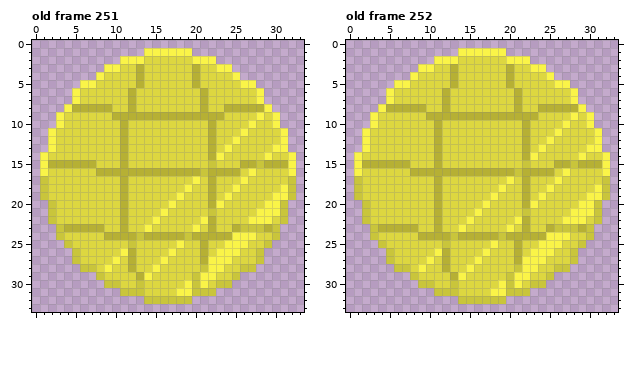
Pixel-art file, stored at assets/1x/bossBlinds.ase. Above is the file before it was changed.
34x34 pixels, 294 frames. Pixels under 10% opacity are left out. Colours within 5 levels of each other are drawn and written as one. Shown: old frame 251, old frame 252. The commit also changed other frames, which this record leaves out.
Once edited:
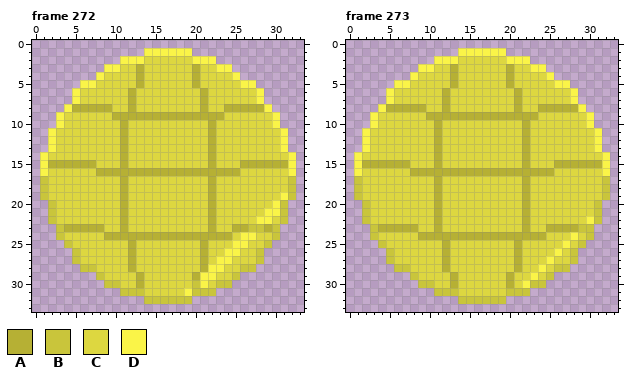
Palette (. is transparent): A #b6b034  B #c9c53b  C #ddd740  D #faf448
Difference:
frames 294 -> 273
layer "Layer 2" added
Frame 272 against old frame 251, layer "Layer":
The author changed colour B to colour A in row 15 at x 22 and 28; in row 16 at x 21; in row 21 at x 22; in row 23 at x 26; in row 24 at x 13 and 19; in row 25 at x 12.
The author changed colour B to colour A in row 28 at x 21; in row 29 at x 20; in row 30 at x 13.
The author changed colour D to colour C in row 9 at x 28; in row 10 at x 27; in row 11 at x 26; in row 12 at x 25; in row 13 at x 24 and 30; in row 14 at x 23 and 29.
The author changed colour D to colour C in row 16 at x 27; in row 17 at x 20 and 26; in row 18 at x 19, 25 and 31; in row 19 at x 18, 24 and 30; in row 20 at x 17, 23 and 29; in row 21 at x 16 and 28.
The author changed colour D to colour C in row 22 at x 15, 21 and 27; in row 23 at x 14 and 20; in row 24 at x 25; in row 25 at x 18 and 24; in row 26 at x 11, 17 and 23; in row 27 at x 10, 16 and 22.
The author changed colour D to colour C in row 28 at x 9 and 15; in row 29 at x 14; in row 30 at x 19; in row 31 at x 18.
Frame 273 against old frame 252, layer "Layer":
The author changed colour B to colour A in row 15 at x 22 and 28; in row 16 at x 21; in row 21 at x 22; in row 23 at x 26 to 28; in row 24 at x 13 and 19; in row 25 at x 12.
The author changed colour B to colour A in row 28 at x 21; in row 29 at x 20; in row 30 at x 13 and 20.
The author changed colour A to colour B in row 23 at x 29.
The author changed colour D to colour C in row 9 at x 28; in row 10 at x 27; in row 11 at x 26; in row 12 at x 25; in row 13 at x 24 and 30; in row 14 at x 23 and 29.
The author changed colour D to colour C in row 16 at x 27; in row 17 at x 20 and 26; in row 18 at x 19, 25 and 31; in row 19 at x 18, 24 and 30 to 31; in row 20 at x 17, 23 and 29 to 30; in row 21 at x 16 and 28 to 30.
The author changed colour D to colour C in row 22 at x 15, 21 and 27 to 29; in row 23 at x 14 and 20; in row 24 at x 25 to 27; in row 25 at x 18 and 24 to 26; in row 26 at x 11, 17 and 23 to 25; in row 27 at x 10, 16 and 22 to 24.
The author changed colour D to colour C in row 28 at x 9, 15 and 22 to 23; in row 29 at x 14 and 21 to 22; in row 30 at x 19 and 21; in row 31 at x 18 to 19.
The author changed colour C to colour D in row 22 at x 30; in row 24 at x 28; in row 25 at x 27; in row 26 at x 26; in row 27 at x 25; in row 28 at x 24.
The author changed colour C to colour D in row 29 at x 23; in row 30 at x 22.
Pixel boxes of the changes (left, top, right, bottom) in both pictures:
changed: (104, 112, 288, 296)
changed: (418, 112, 602, 296)
